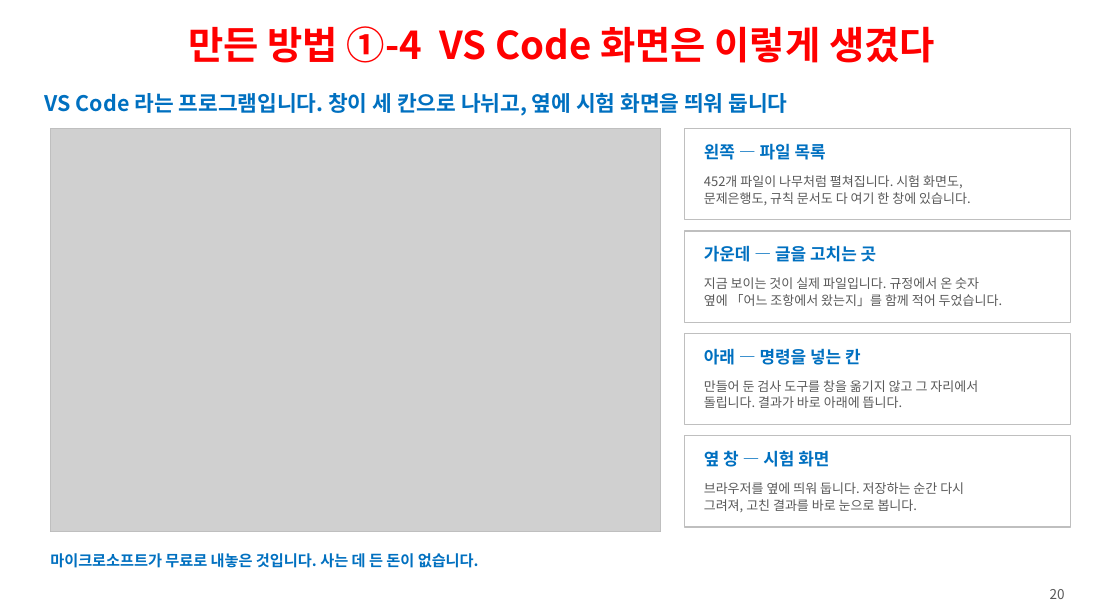
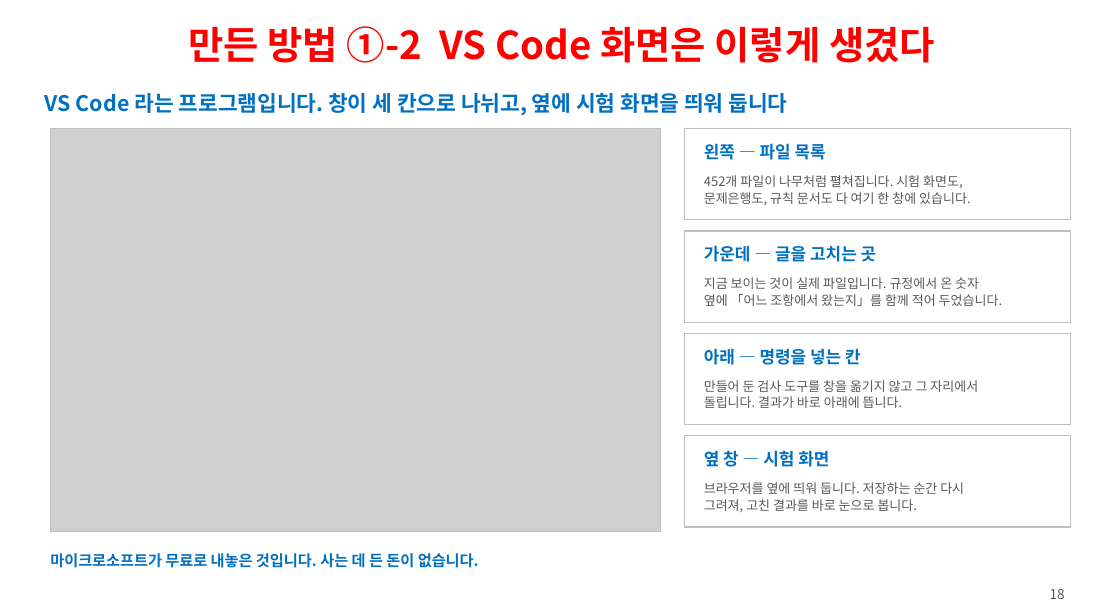
Before and after one commit to ys1277-sys/HIENDT-CBT, a slide deck: slide 18 of docs/발표자료-CBT-2026-08.pptx (slide 20 before the commit). Drawn at 1120x610 pixels with LibreOffice and Linux fonts; fonts in the diff are those of the drawing; grey boxes stand for pictures. Boxes give left, top, right and bottom in pixels: in the first picture for what was removed or moved away, otherwise in the second. Text is boxed around its words. In the diff, an @@ line names an element or a change of style, - is before the commit and + after.

```diff
--- a/docs/발표자료-CBT-2026-08.pptx
+++ b/docs/발표자료-CBT-2026-08.pptx
@@ text at (188,26,935,63): text changed @@
-만든 방법 ①-4 VS Code 화면은 이렇게 생겼다
+만든 방법 ①-2 VS Code 화면은 이렇게 생겼다
@@ text at (1050,589,1065,599): text changed @@
-20
+18
```
Also in this commit, not shown: 18 other slides changed, 1 slide added, 1 slide removed, 1 other file.
